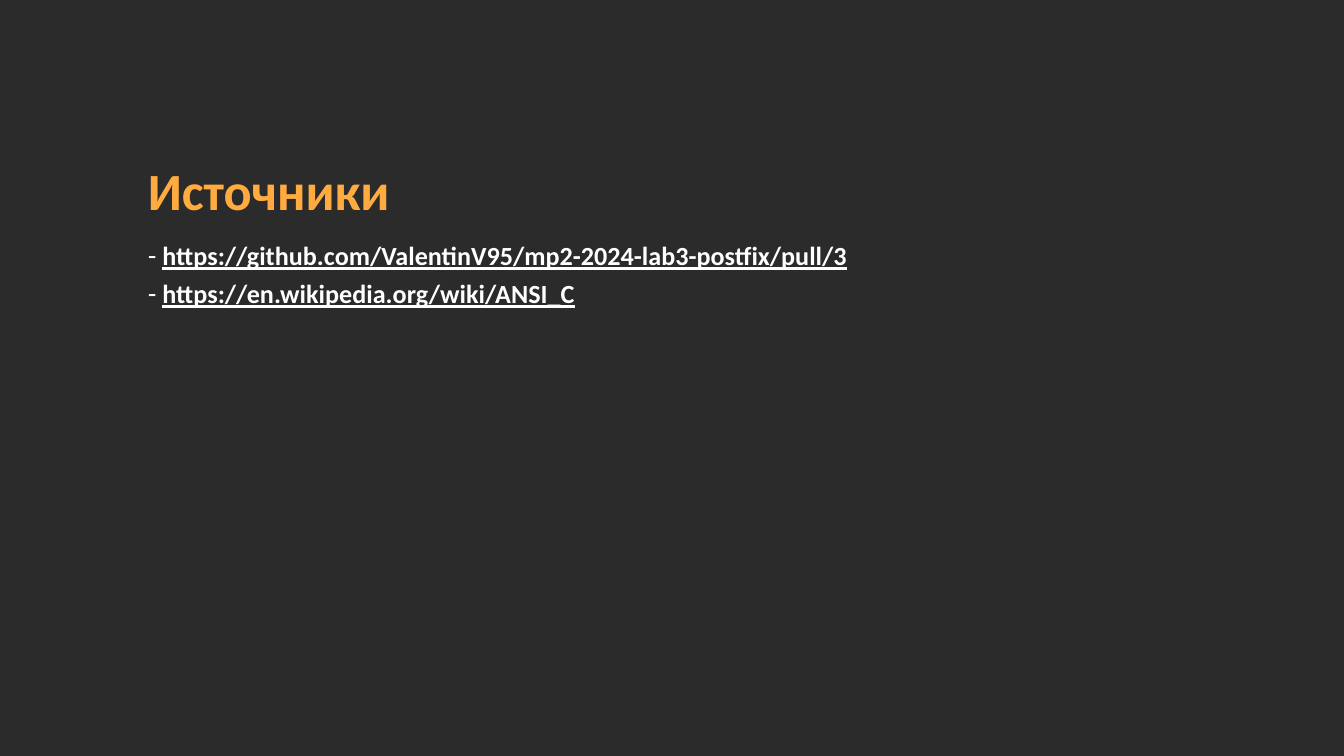
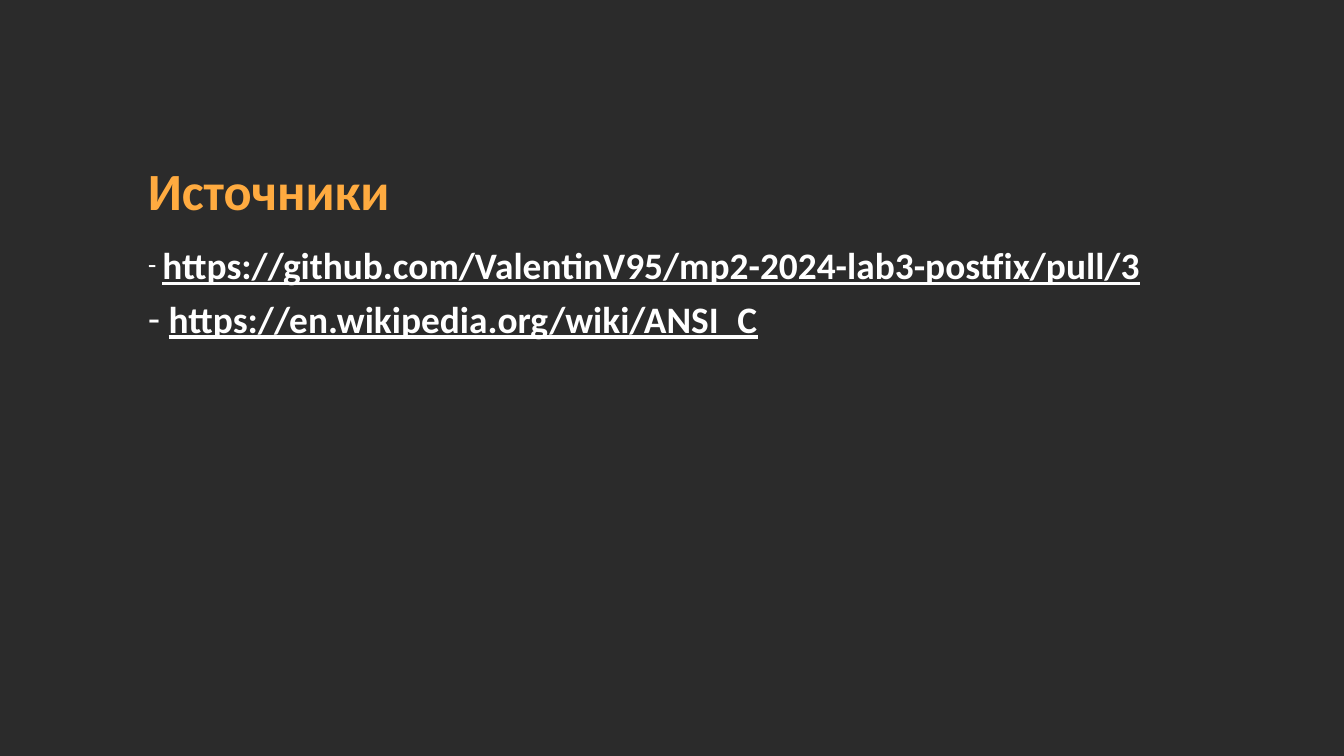
Before and after one commit to midnsun/mp2-2024-lab7-interpretator, a slide deck: slide 13 of Презентация_лабораторная_Интерпретатор_Загрядсков_Максим_Болтенков_Станислав_3823Б1ПМ1_1.pptx. Drawn at 1344x756 pixels with LibreOffice and Linux fonts; fonts in the diff are those of the drawing; background and template pictures are left out; a plain dark background stands for a picture behind light text. Boxes give left, top, right and bottom in pixels: in the first picture for what was removed or moved away, otherwise in the second. Text is boxed around its words. In the diff, an @@ line names an element or a change of style, - is before the commit and + after.

```diff
--- a/Презентация_лабораторная_Интерпретатор_Загрядсков_Максим_Болтенков_Станислав_3823Б1ПМ1_1.pptx
+++ b/Презентация_лабораторная_Интерпретатор_Загрядсков_Максим_Болтенков_Станислав_3823Б1ПМ1_1.pptx
@@ text "https://github.com/ValentinV95/mp2-2024-lab3-postfix/pull/3" at bbox=[162, 252, 1139, 340]: size 14 to 20 pt @@
```
Also in this commit, not shown: 1 other slide changed.
